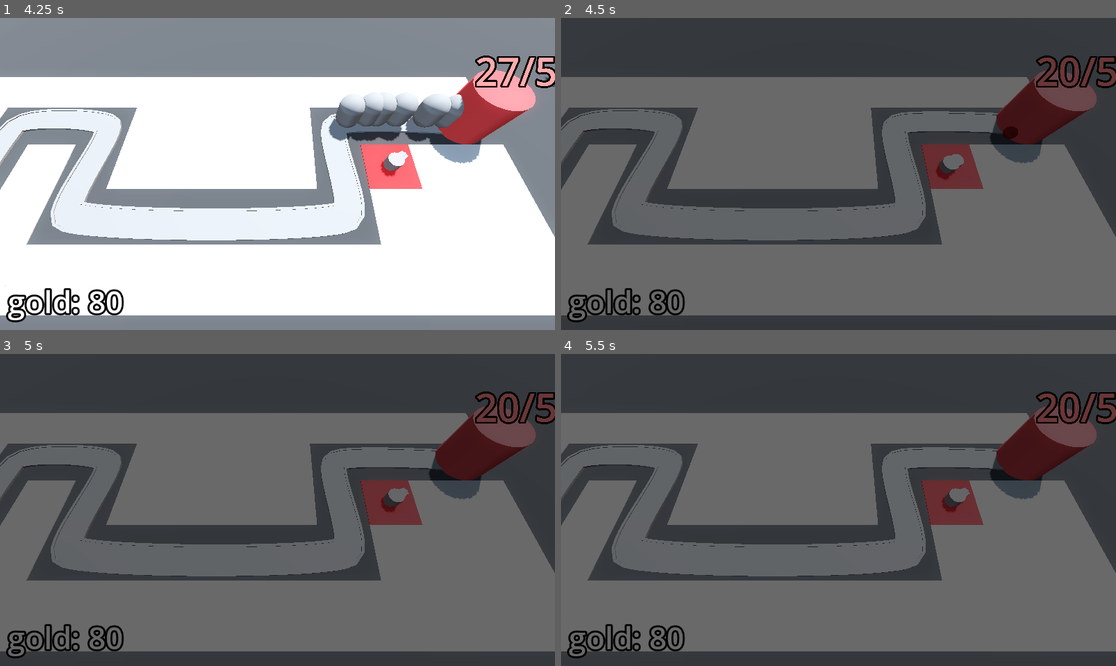
Above: before the commit, frames 1-4 (two rows, left to right).
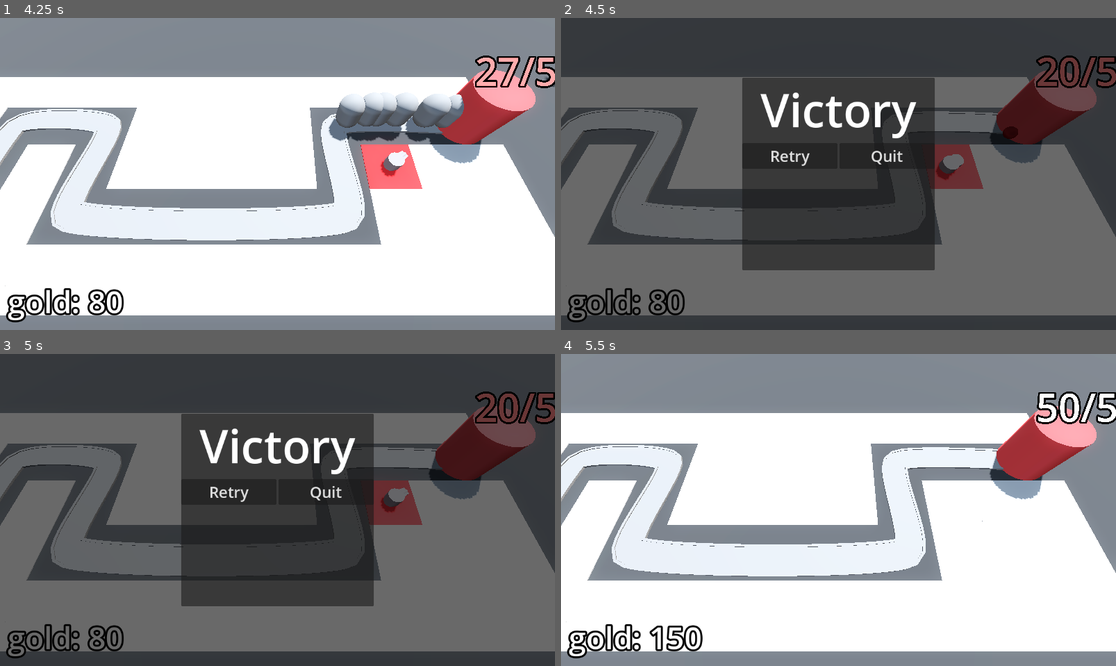
Above: after the commit, the same moments.

Repository: cosmo-the-deer/Barbarian-Blaster
Game: Godot game, scene res://BaseLevel.tscn
The game is run twice, just before and just after one commit, with the same random seed, the same clock (stepped at 60 frames per second) and the same inputs.
Inputs (mouse positions are in pixels of both pictures, inside the frame that each line leads up to):
- Up to frame 1 (4.25 s): move the mouse to (399, 158) at 0.52 s; press the mouse at (399, 158) at 0.53 s; move the mouse to (166, 189) at 1.27 s; release the mouse at (166, 189) at 1.28 s; click (166, 189) at 1.35 s; move the mouse to (333, 105) at 2.02 s; press the mouse at (333, 105) at 2.03 s; move the mouse to (249, 236) at 2.77 s; release the mouse at (249, 236) at 2.78 s; click (249, 236) at 2.85 s; move the mouse to (444, 220) at 3.52 s; press the mouse at (444, 220) at 3.53 s
- Up to frame 2 (4.5 s): move the mouse to (672, 127) at 4.27 s; release the mouse at (672, 127) at 4.28 s; click (672, 127) at 4.35 s
- Up to frame 3 (5 s): no input
- Up to frame 4 (5.5 s): click (788, 491) at 5 s, where only the run after the commit has a clickable "Retry"

Frame 1 is identical in both runs. In frame 2, 18% of the frame differs, in the area x 32-68%, y 19-81%; in frame 3, 18%; in frame 4, 99%, in the area x 0-100%, y 0-100%.

Commit message:
The Victory Screen

Diff:
--- a/BaseLevel.tscn
+++ b/BaseLevel.tscn
@@ -9,6 +9,7 @@
 [ext_resource type="PackedScene" uid="uid://255k6r0h230e" path="res://Turret/turret.tscn" id="6_ufkdr"]
 [ext_resource type="Script" uid="uid://bgwxbxp8e8xoc" path="res://bank.gd" id="8_tv3th"]
 [ext_resource type="PackedScene" uid="uid://3ruy1uvklmsw" path="res://DifficultyManager/difficulty_manager.tscn" id="9_xkmwr"]
+[ext_resource type="PackedScene" uid="uid://dhvg42i46wwxq" path="res://UserInterface/victory_layer.tscn" id="10_now27"]
 
 [sub_resource type="ProceduralSkyMaterial" id="ProceduralSkyMaterial_dq0bh"]
 sky_horizon_color = Color(0.662243, 0.671743, 0.686743, 1)
@@ -150,16 +151,7 @@
 
 [node name="DifficultyManager" parent="." instance=ExtResource("9_xkmwr")]
 
-[node name="VictoryLayer" type="CanvasLayer" parent="."]
-visible = false
-
-[node name="ColorRect" type="ColorRect" parent="VictoryLayer"]
-anchors_preset = 15
-anchor_right = 1.0
-anchor_bottom = 1.0
-grow_horizontal = 2
-grow_vertical = 2
-color = Color(0, 0, 0, 0.588235)
+[node name="VictoryLayer" parent="." instance=ExtResource("10_now27")]
 
 [connection signal="timeout" from="Timer" to="EnemyPath" method="spawn_enemy"]
 [connection signal="stop_spawning_enemys" from="DifficultyManager" to="EnemyPath" method="_on_difficulty_manager_stop_spawning_enemys"]
--- /dev/null
+++ b/UserInterface/victory_layer.gd
@@ -0,0 +1,7 @@
+extends CanvasLayer
+
+func restart_game() -> void:
+	get_tree().reload_current_scene()
+
+func quit_game() -> void:
+	get_tree().quit()
--- /dev/null
+++ b/UserInterface/victory_layer.tscn
@@ -0,0 +1,56 @@
+[gd_scene load_steps=3 format=3 uid="uid://dhvg42i46wwxq"]
+
+[ext_resource type="Script" uid="uid://e31dy5toy0nd" path="res://UserInterface/victory_layer.gd" id="1_6k6vd"]
+
+[sub_resource type="LabelSettings" id="LabelSettings_veim5"]
+font_size = 96
+
+[node name="VictoryLayer" type="CanvasLayer"]
+visible = false
+script = ExtResource("1_6k6vd")
+
+[node name="ColorRect" type="ColorRect" parent="."]
+anchors_preset = 15
+anchor_right = 1.0
+anchor_bottom = 1.0
+grow_horizontal = 2
+grow_vertical = 2
+color = Color(0, 0, 0, 0.588235)
+
+[node name="CenterContainer" type="CenterContainer" parent="."]
+anchors_preset = 15
+anchor_right = 1.0
+anchor_bottom = 1.0
+grow_horizontal = 2
+grow_vertical = 2
+
+[node name="PanelContainer" type="PanelContainer" parent="CenterContainer"]
+custom_minimum_size = Vector2(400, 400)
+layout_mode = 2
+
+[node name="VBoxContainer" type="VBoxContainer" parent="CenterContainer/PanelContainer"]
+layout_mode = 2
+
+[node name="Label" type="Label" parent="CenterContainer/PanelContainer/VBoxContainer"]
+layout_mode = 2
+text = "Victory"
+label_settings = SubResource("LabelSettings_veim5")
+horizontal_alignment = 1
+
+[node name="HBoxContainer" type="HBoxContainer" parent="CenterContainer/PanelContainer/VBoxContainer"]
+layout_mode = 2
+
+[node name="RetryButton" type="Button" parent="CenterContainer/PanelContainer/VBoxContainer/HBoxContainer"]
+layout_mode = 2
+size_flags_horizontal = 3
+theme_override_font_sizes/font_size = 32
+text = "Retry"
+
+[node name="QuitButton" type="Button" parent="CenterContainer/PanelContainer/VBoxContainer/HBoxContainer"]
+layout_mode = 2
+size_flags_horizontal = 3
+theme_override_font_sizes/font_size = 32
+text = "Quit"
+
+[connection signal="pressed" from="CenterContainer/PanelContainer/VBoxContainer/HBoxContainer/RetryButton" to="." method="restart_game"]
+[connection signal="pressed" from="CenterContainer/PanelContainer/VBoxContainer/HBoxContainer/QuitButton" to="." method="quit_game"]
Not shown: 1 places in BaseLevel.tscn that only renumber resources
Not shown, added: UserInterface/victory_layer.gd.uid
